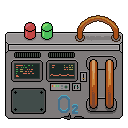
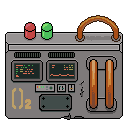
Comparing the layer stacks of the two 128×128 images. Changes:
added layer "dmg" above "O2" over [79, 81, 85, 97]
painted on "O2" over [12, 88, 78, 114]
added layer "deko" above "controls" over [39, 94, 72, 112]
added layer "controls" above "base" over [35, 84, 75, 93]
renamed "hydraulicBtm" to "base", painted on it over [11, 67, 117, 114]
